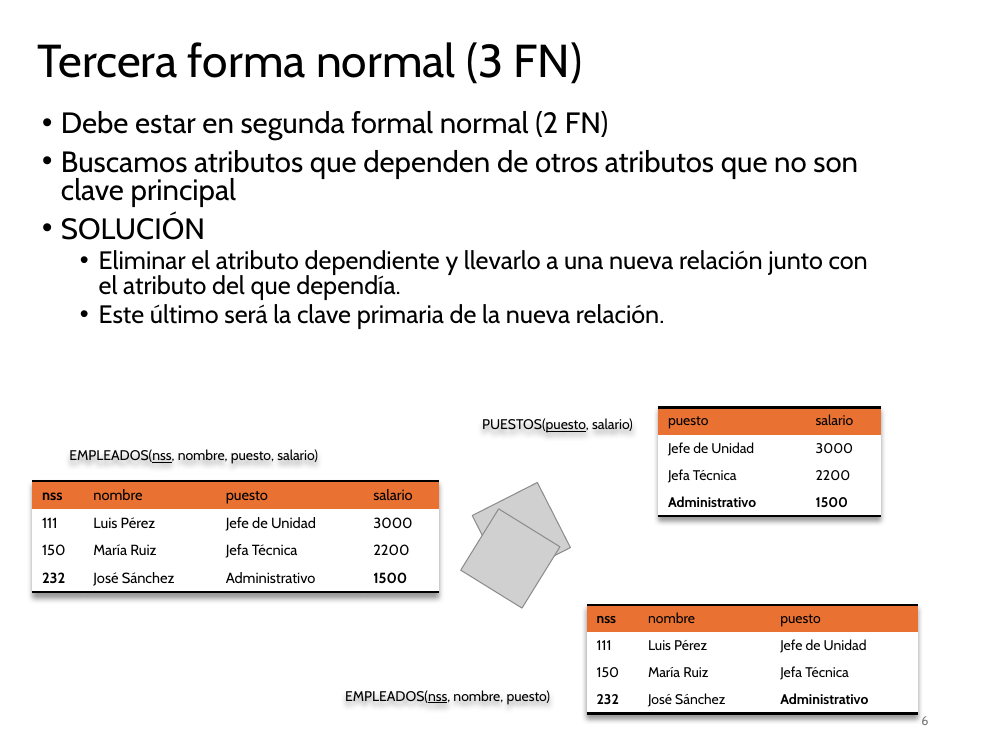
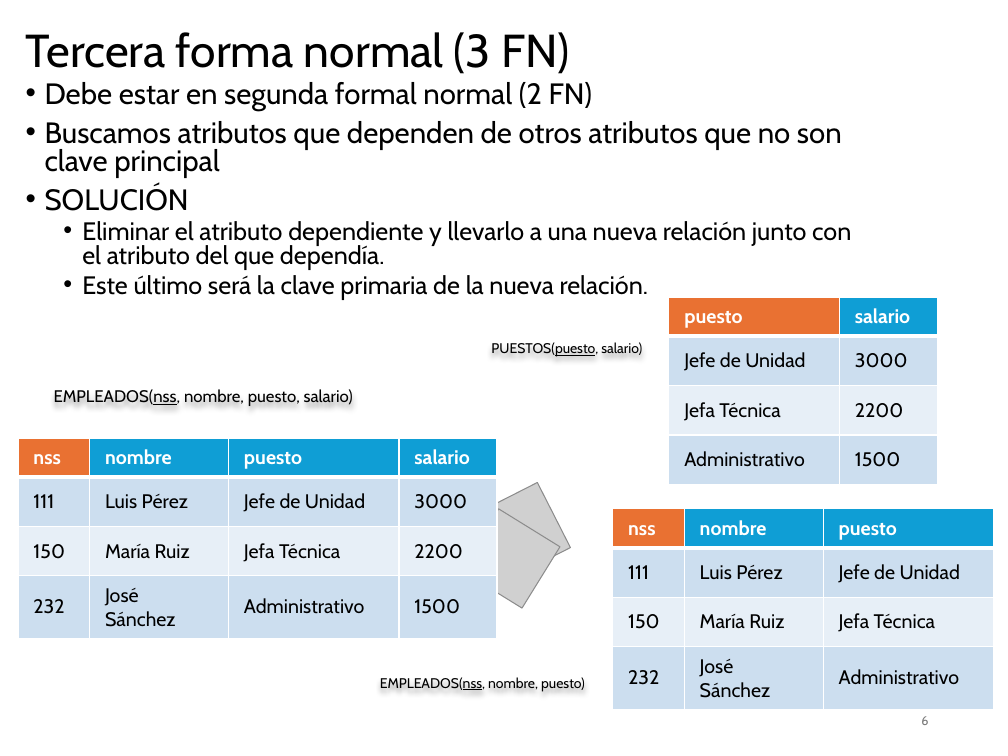
Before and after one commit to NuriaCelis/GBD25-26, a slide deck: slide 6 of Tema2/EJEMPLOS NORMALIZACION.pptx. Drawn at 1008x756 pixels with LibreOffice and Linux fonts; fonts in the diff are those of the drawing; grey boxes stand for pictures. Boxes give left, top, right and bottom in pixels: in the first picture for what was removed or moved away, otherwise in the second. Text is boxed around its words. In the diff, an @@ line names an element or a change of style, - is before the commit and + after.

```diff
--- a/Tema2/EJEMPLOS NORMALIZACION.pptx
+++ b/Tema2/EJEMPLOS NORMALIZACION.pptx
@@ title "Tercera forma normal (3 FN)": place and size @@
-title "Tercera forma normal (3 FN)" at box(38, 42, 582, 84)
+title "Tercera forma normal (3 FN)" at box(26, 32, 570, 74)
@@ text "Debe estar en segunda formal ...": place and size @@
-text "Debe estar en segunda formal ..." at box(61, 111, 868, 329)
+text "Debe estar en segunda formal ..." at box(45, 82, 851, 300)
@@ table at box(669, 297, 937, 485) @@
@@ fill #E97132 to #0F9ED5 in row 1, column 2 @@
@@ fill #FFFFFF to #CCDFEF in 4 cells @@
@@ fill #FFFFFF to #E7F0F7 in row 3 @@
@@ size 10 to 14 pt @@
@@ text colour #000000 to #FFFFFF, bold on in "puesto", "salario" @@
@@ borders changed @@
@@ table: place and size @@
-table at box(658, 407, 881, 515)
+table at box(669, 297, 937, 485)
@@ text "PUESTOS(puesto, salario)": place and size @@
-text "PUESTOS(puesto, salario)" at box(482, 418, 633, 433)
+text "PUESTOS(puesto, salario)" at box(491, 342, 642, 357)
@@ text "EMPLEADOS(nss, nombre, puesto, salario)": place and size @@
-text "EMPLEADOS(nss, nombre, puesto, salario)" at box(69, 449, 318, 464)
+text "EMPLEADOS(nss, nombre, puesto, salario)" at box(54, 389, 353, 406)
@@ text "EMPLEADOS(nss, nombre, puesto, salario)" at box(54, 389, 353, 406): size 10 to 12 pt @@
@@ table at box(18, 437, 497, 638) @@
@@ fill #E97132 to #0F9ED5 in 3 cells @@
@@ fill #FFFFFF to #CCDFEF in 8 cells @@
@@ fill #FFFFFF to #E7F0F7 in row 3 @@
@@ size 10.5 to 14 pt @@
@@ text colour #000000 to #FFFFFF in "nss", "nombre", "puesto", "salario" @@
@@ bold on in "nombre", "puesto", "salario" @@
@@ borders changed @@
@@ table: place and size @@
-table at box(32, 481, 438, 592)
+table at box(18, 437, 497, 638)
@@ table at box(613, 509, 994, 710) @@
@@ fill #E97132 to #0F9ED5 in 2 cells @@
@@ fill #FFFFFF to #CCDFEF in 6 cells @@
@@ fill #FFFFFF to #E7F0F7 in row 3 @@
@@ size 10 to 14 pt @@
@@ text colour #000000 to #FFFFFF in "nss", "nombre", "puesto" @@
@@ bold on in "nombre", "puesto" @@
@@ borders changed @@
@@ table: place and size @@
-table at box(587, 605, 917, 713)
+table at box(613, 509, 994, 710)
@@ text "EMPLEADOS(nss, nombre, puesto)": place and size @@
-text "EMPLEADOS(nss, nombre, puesto)" at box(345, 690, 551, 705)
+text "EMPLEADOS(nss, nombre, puesto)" at box(380, 677, 585, 692)
```
Also in this commit, not shown: 8 other slides changed, 1 slide added, 4 other files.
